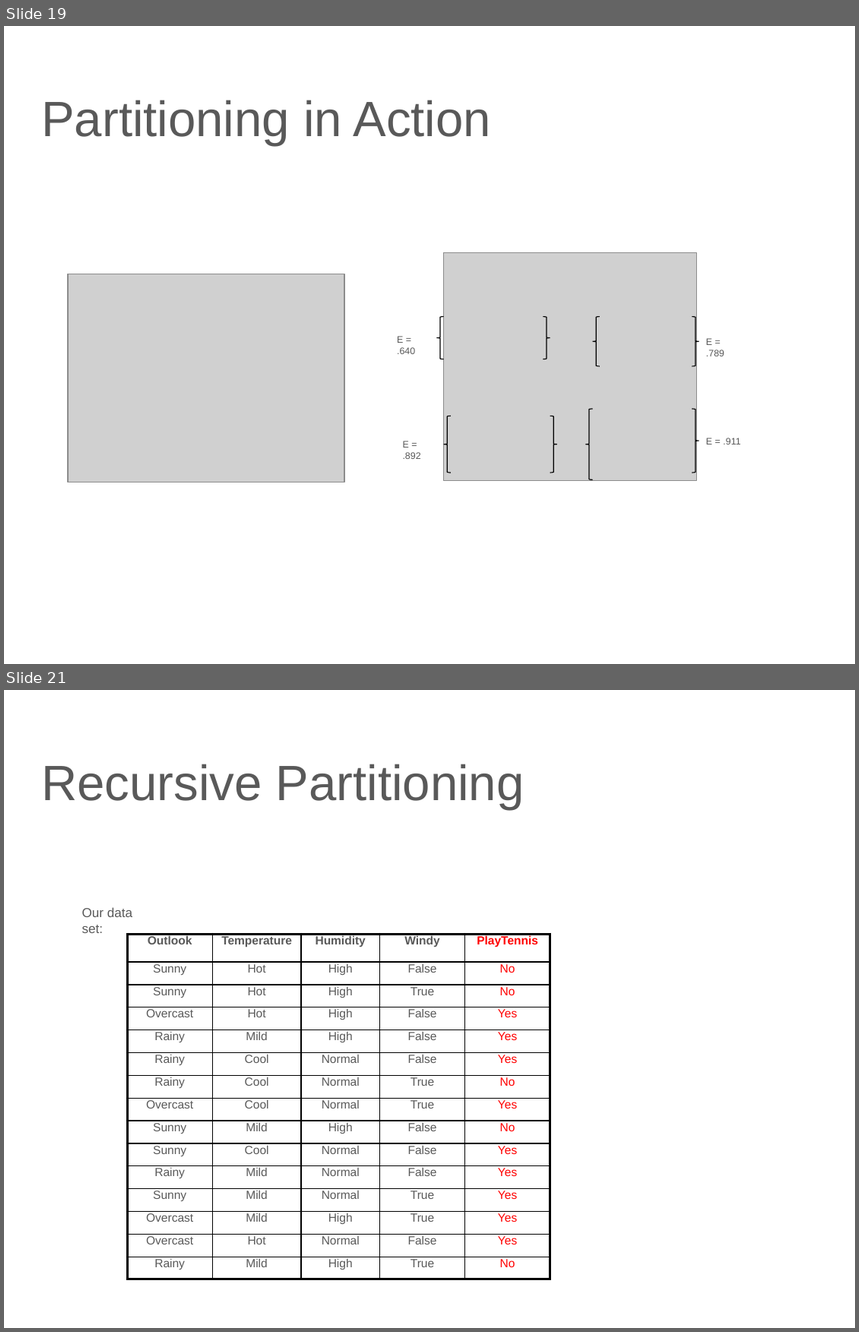
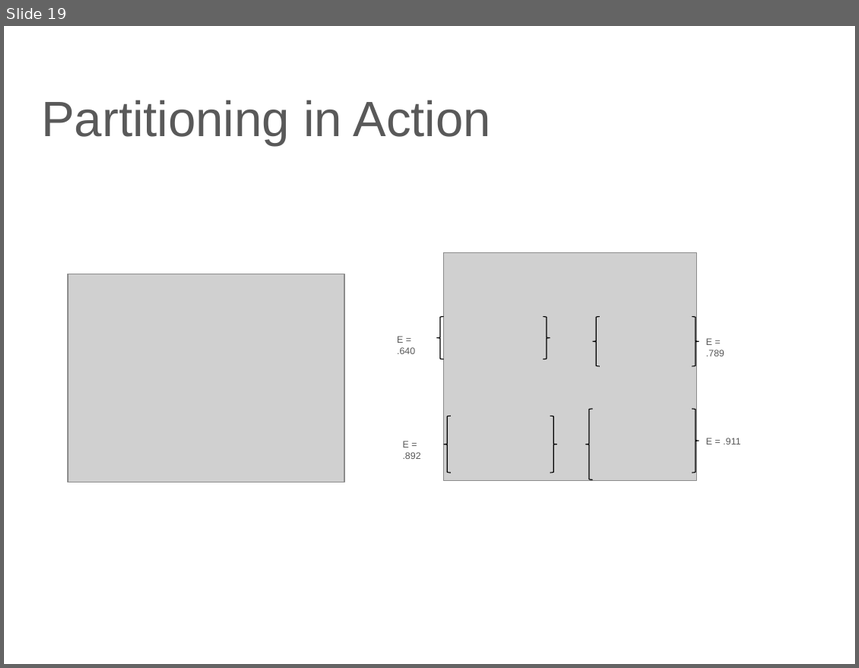
Before and after one commit to lutzhamel/CSC310, a slide deck: notes/06-machine-learning-basics-1.pptx. Shown one above the other, each under a label of ours: slides 19 and 21 before the commit, slide 19 after it; the slides between them are not shown. The pictures are 859x1332 and 859x668 pixels, drawn with LibreOffice and Linux fonts; fonts in the diff are those of the drawing; grey boxes stand for pictures. Boxes give left, top, right and bottom in pixels: in the first picture for what was removed or moved away, otherwise in the second. Text is boxed around its words. In the diff, an @@ line names an element or a change of style, - is before the commit and + after.

```diff
--- a/notes/06-machine-learning-basics-1.pptx
+++ b/notes/06-machine-learning-basics-1.pptx
@@ slide 21 removed at (x1=4, y1=690, x2=855, y2=1328), background #FFFFFF @@
@@ title removed at (x1=41, y1=764, x2=525, y2=809) @@
-Recursive Partitioning
@@ text removed at (x1=82, y1=907, x2=132, y2=933) @@
-Our data set:
@@ table removed at (x1=127, y1=934, x2=550, y2=1280), 15 rows, 5 columns @@
-Outlook | Temperature | Humidity | Windy | PlayTennis
-Sunny | Hot | High | False | No
-Sunny | Hot | High | True | No
-Overcast | Hot | High | False | Yes
-Rainy | Mild | High | False | Yes
-Rainy | Cool | Normal | False | Yes
-Rainy | Cool | Normal | True | No
-Overcast | Cool | Normal | True | Yes
-Sunny | Mild | High | False | No
-Sunny | Cool | Normal | False | Yes
-Rainy | Mild | Normal | False | Yes
-Sunny | Mild | Normal | True | Yes
-Overcast | Mild | High | True | Yes
-Overcast | Hot | Normal | False | Yes
-Rainy | Mild | High | True | No
```
Also in this commit, not shown: 4 slides changed, 2 slides added, 2 other slides removed, 10 other files.
